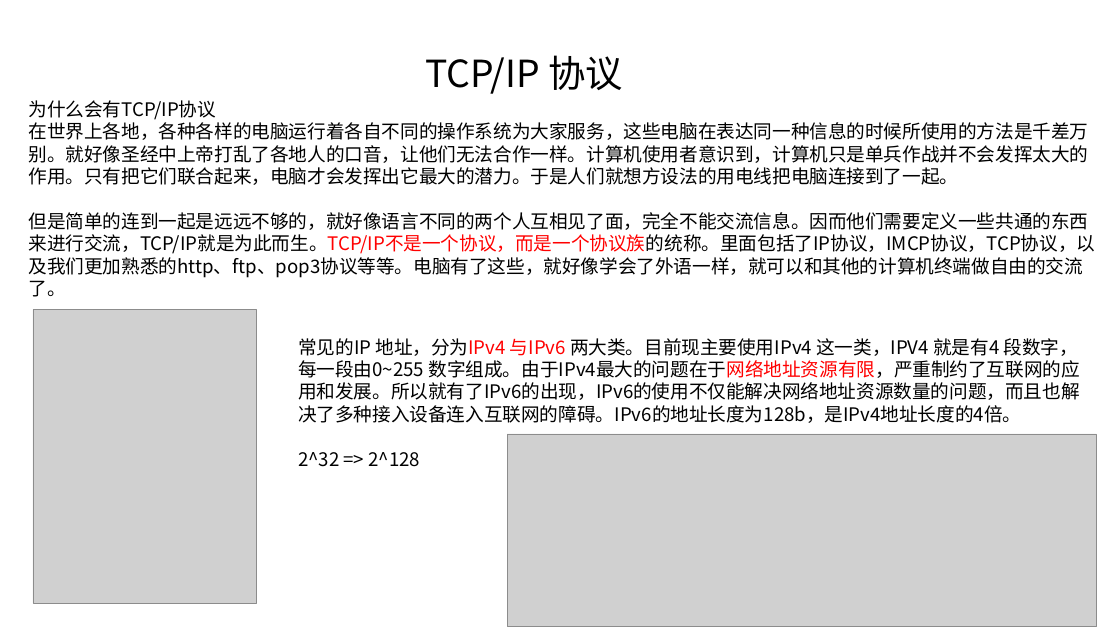
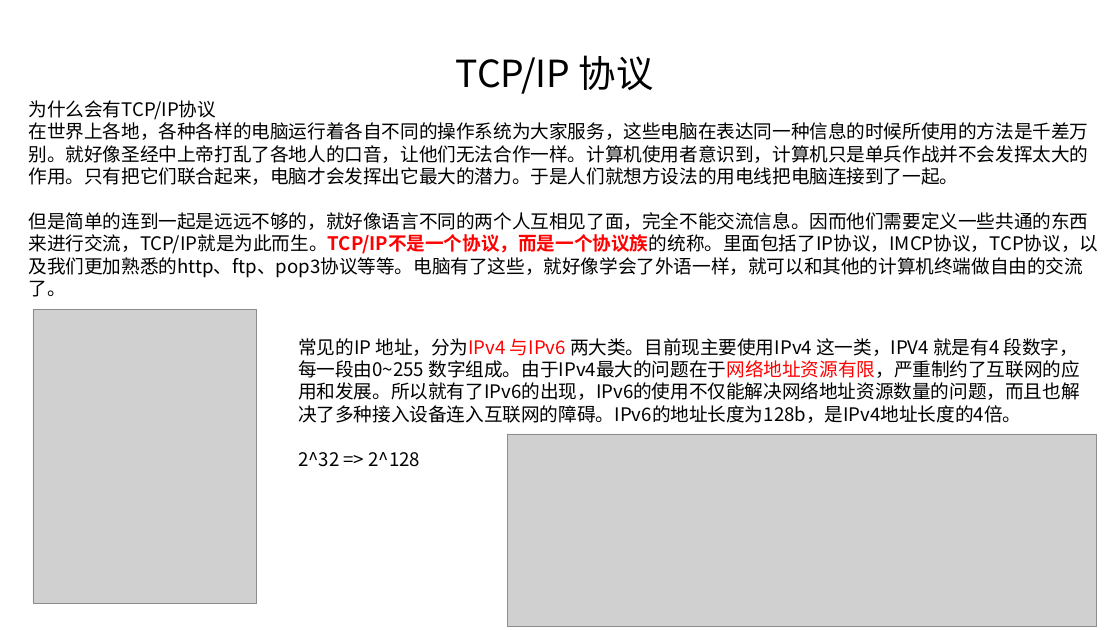
Before and after one commit to linkknown/PPT, a slide deck: slide 2 of 基础PPT/第15章：Java网络编程.pptx. Drawn at 1120x630 pixels with LibreOffice and Linux fonts; fonts in the diff are those of the drawing; grey boxes stand for pictures; background and template pictures are left out. Boxes give left, top, right and bottom in pixels: in the first picture for what was removed or moved away, otherwise in the second. Text is boxed around its words. In the diff, an @@ line names an element or a change of style, - is before the commit and + after.

```diff
--- a/基础PPT/第15章：Java网络编程.pptx
+++ b/基础PPT/第15章：Java网络编程.pptx
@@ text "TCP/IP 协议": place and size @@
-text "TCP/IP 协议" at <box>425,55,623,94</box>
+text "TCP/IP 协议" at <box>456,55,654,94</box>
@@ text "TCP/IP 协议" at <box>456,55,654,94</box>: alignment left to centre @@
@@ text at <box>29,212,1099,278</box>: bold on in "但是简单的连到一起是远远不够的，就好像语言不同的两个人互相见了面，完全不能交流信息。因而他们需要定义一些共通的东西来进行 ..." @@
```
Also in this commit, not shown: 3 other slides changed, 2 slides removed, 1 other file.
